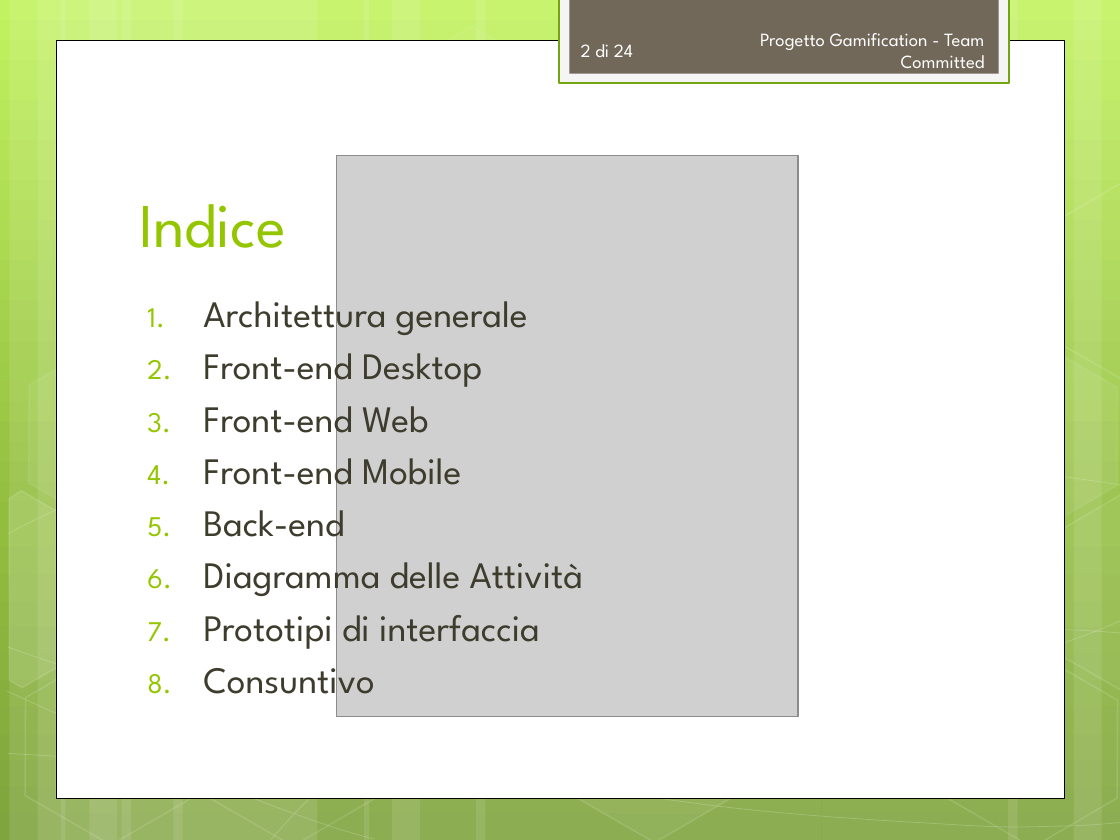
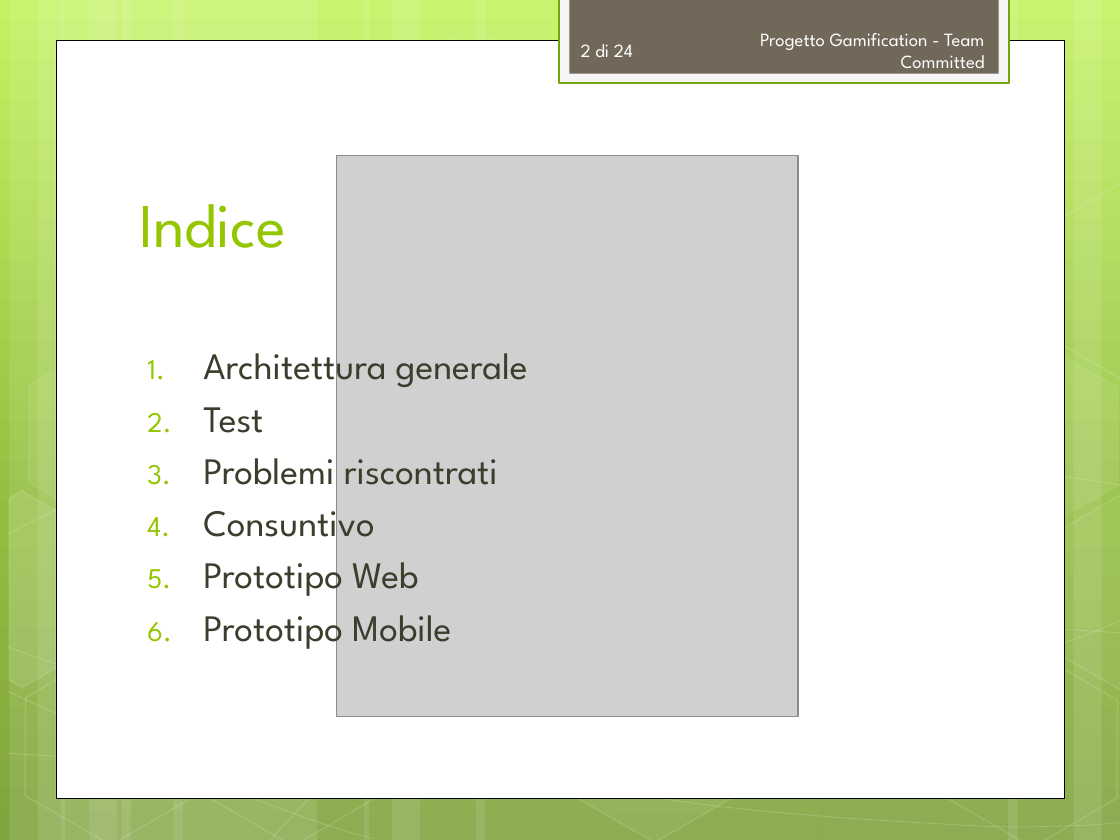
Before and after one commit to TeamCommitted/Team-Committed---Documenti, a slide deck: slide 2 of RQ/Esterni/presentazione/RP-Presentazione.pptx. Drawn at 1120x840 pixels with LibreOffice and Linux fonts; fonts in the diff are those of the drawing; grey boxes stand for pictures. Boxes give left, top, right and bottom in pixels: in the first picture for what was removed or moved away, otherwise in the second. Text is boxed around its words. In the diff, an @@ line names an element or a change of style, - is before the commit and + after.

```diff
--- a/RQ/Esterni/presentazione/RP-Presentazione.pptx
+++ b/RQ/Esterni/presentazione/RP-Presentazione.pptx
@@ text at (x1=203, y1=407, x2=498, y2=485): text changed @@
-2. Front-end Desktop
-3. Front-end Web
-4. Front-end Mobile
-5. Back-end
-6. Diagramma delle Attività
-7. Prototipi di interfaccia
+2. Test
+3. Problemi riscontrati
@@ text at (x1=203, y1=551, x2=451, y2=653): paragraphs added @@
+5. Prototipo Web
+6. Prototipo Mobile
```
Also in this commit, not shown: 3 other slides changed, 20 slides removed, 4 other files.
